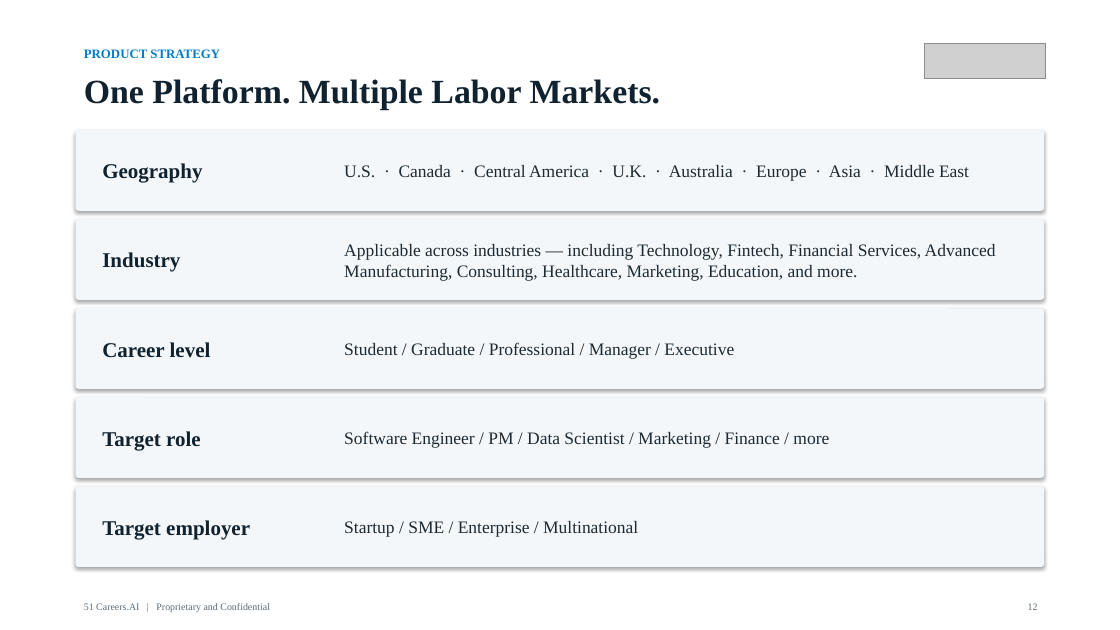
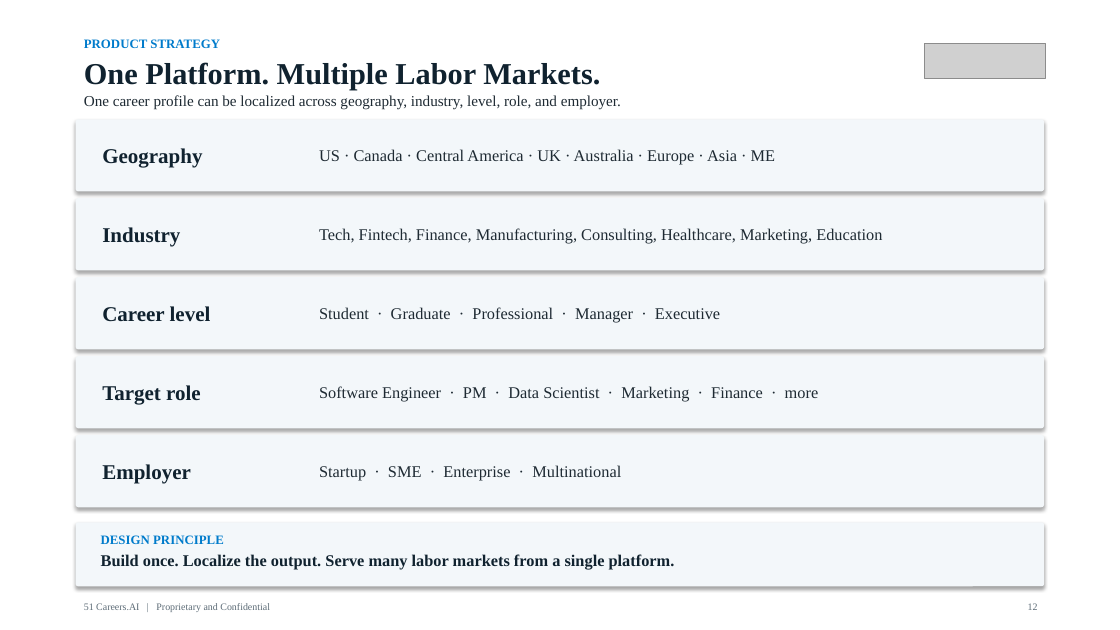
Before and after one commit to anthonyleedu/anthonyleedu, a slide deck: slide 12 of 51Careers_AI_Investor_Overview.pptx. Drawn at 1120x630 pixels with LibreOffice and Linux fonts; fonts in the diff are those of the drawing; grey boxes stand for pictures. Boxes give left, top, right and bottom in pixels: in the first picture for what was removed or moved away, otherwise in the second. Text is boxed around its words. In the diff, an @@ line names an element or a change of style, - is before the commit and + after.

```diff
--- a/51Careers_AI_Investor_Overview.pptx
+++ b/51Careers_AI_Investor_Overview.pptx
@@ text "One Platform. Multiple Labor Markets.": place and size @@
-text "One Platform. Multiple Labor Markets." at box(84, 79, 661, 109)
+text "One Platform. Multiple Labor Markets." at box(84, 62, 600, 91)
@@ text "One Platform. Multiple Labor Markets." at box(84, 62, 600, 91): size 29 to 26 pt @@
@@ text "PRODUCT STRATEGY": place and size @@
-text "PRODUCT STRATEGY" at box(84, 49, 220, 58)
+text "PRODUCT STRATEGY" at box(84, 39, 220, 48)
@@ rounded rectangle: place and size @@
-rounded rectangle at box(76, 130, 1044, 211)
+rounded rectangle at box(76, 119, 1044, 192)
@@ text added at box(84, 95, 621, 110), 13 pt, text #1E2A33 @@
+One career profile can be localized across geography, industry, level, role, and employer.
@@ text "Geography": place and size @@
-text "Geography" at box(102, 163, 202, 183)
+text "Geography" at box(102, 148, 202, 168)
@@ text at box(319, 149, 776, 165): text changed; size 15 to 14 pt @@
-U.S. · Canada · Central America · U.K. · Australia · Europe · Asia · Middle East
+US · Canada · Central America · UK · Australia · Europe · Asia · ME
@@ rounded rectangle: place and size @@
-rounded rectangle at box(76, 219, 1044, 300)
+rounded rectangle at box(76, 198, 1044, 271)
@@ text "Industry": place and size @@
-text "Industry" at box(102, 252, 180, 272)
+text "Industry" at box(102, 227, 180, 247)
@@ text at box(319, 228, 882, 244): text changed; size 15 to 14 pt @@
-Applicable across industries — including Technology, Fintech, Financial Services, Advanced Manufacturing, Consulting, Healthcare, Marketing, Education, and more.
+Tech, Fintech, Finance, Manufacturing, Consulting, Healthcare, Marketing, Education
@@ rounded rectangle: place and size @@
-rounded rectangle at box(76, 308, 1044, 389)
+rounded rectangle at box(76, 277, 1044, 350)
@@ text "Career level": place and size @@
-text "Career level" at box(102, 342, 211, 358)
+text "Career level" at box(102, 306, 211, 322)
@@ text at box(319, 307, 720, 323): text changed; size 15 to 14 pt @@
-Student / Graduate / Professional / Manager / Executive
+Student · Graduate · Professional · Manager · Executive
@@ rounded rectangle added at box(76, 356, 1044, 429), fill #F3F7FA @@
@@ text "Target role": place and size @@
-text "Target role" at box(102, 431, 201, 450)
+text "Target role" at box(102, 385, 201, 405)
@@ text at box(319, 386, 819, 402): text changed; size 15 to 14 pt @@
-Software Engineer / PM / Data Scientist / Marketing / Finance / more
+Software Engineer · PM · Data Scientist · Marketing · Finance · more
@@ rounded rectangle: place and size @@
-rounded rectangle at box(76, 397, 1044, 478)
+rounded rectangle at box(76, 435, 1044, 507)
@@ text at box(102, 464, 191, 484): text changed @@
-Target employer
+Employer
@@ text at box(319, 465, 621, 481): text changed; size 15 to 14 pt @@
-Startup / SME / Enterprise / Multinational
+Startup · SME · Enterprise · Multinational
@@ rounded rectangle: place and size @@
-rounded rectangle at box(76, 486, 1044, 567)
+rounded rectangle at box(76, 523, 1044, 586)
@@ text added at box(101, 535, 224, 544), 11 pt, text #007BCB, bold @@
+DESIGN PRINCIPLE
@@ text added at box(101, 554, 675, 570), 14 pt, text #10222F, bold @@
+Build once. Localize the output. Serve many labor markets from a single platform.
```
Also in this commit, not shown: 28 other slides changed, 1 other file.
